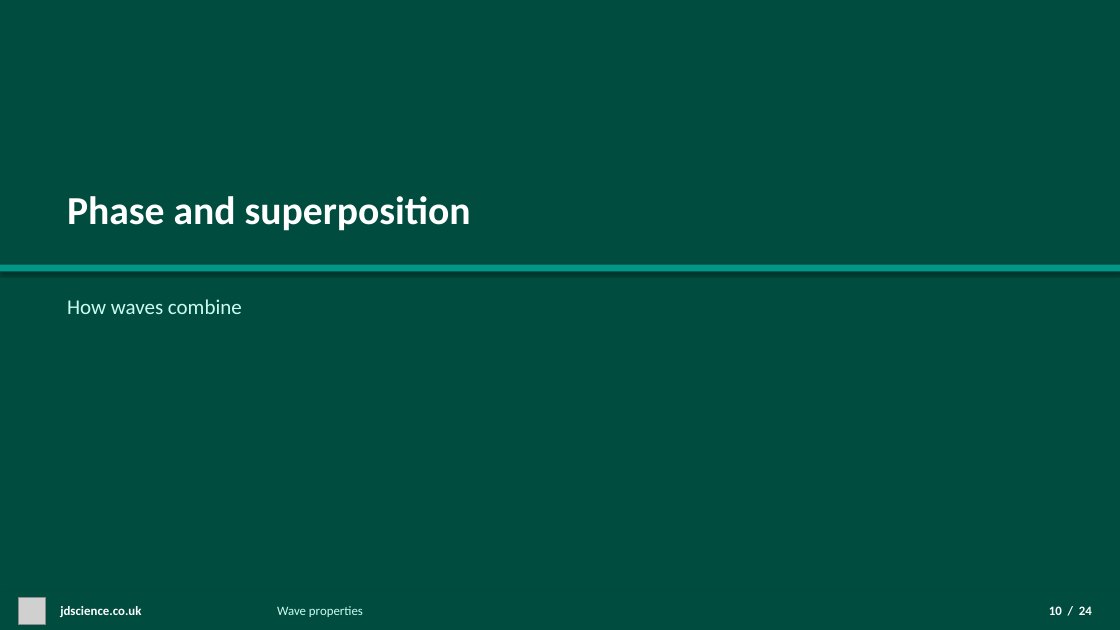
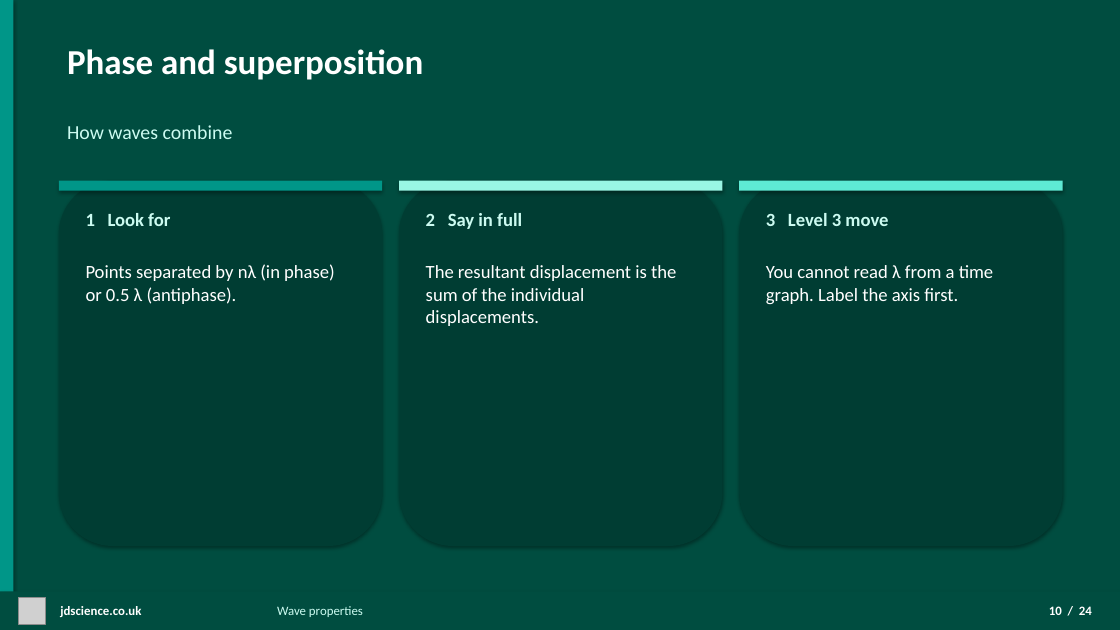
Before and after one commit to moky107/jdscience-website, a slide deck: slide 10 of content/lessons/wave-properties/btec-unit-1-physics-wave-properties.pptx. Drawn at 1120x630 pixels with LibreOffice and Linux fonts; fonts in the diff are those of the drawing; grey boxes stand for pictures. Boxes give left, top, right and bottom in pixels: in the first picture for what was removed or moved away, otherwise in the second. Text is boxed around its words. In the diff, an @@ line names an element or a change of style, - is before the commit and + after.

```diff
--- a/content/lessons/wave-properties/btec-unit-1-physics-wave-properties.pptx
+++ b/content/lessons/wave-properties/btec-unit-1-physics-wave-properties.pptx
@@ rectangle added at box(0, 0, 13, 630), fill #009688 @@
@@ text "Phase and superposition": place and size @@
-text "Phase and superposition" at box(67, 196, 471, 231)
+text "Phase and superposition" at box(67, 49, 424, 80)
@@ text "Phase and superposition" at box(67, 49, 424, 80): size 34 to 30 pt @@
@@ text "How waves combine": place and size @@
-text "How waves combine" at box(67, 299, 242, 314)
+text "How waves combine" at box(67, 125, 233, 139)
@@ text "How waves combine" at box(67, 125, 233, 139): size 18 to 17 pt @@
@@ rounded rectangle added at box(59, 181, 382, 546), fill #003D33 @@
@@ rectangle added at box(59, 181, 382, 191), fill #009688 @@
@@ rounded rectangle added at box(399, 181, 723, 546), fill #003D33 @@
@@ rectangle added at box(399, 181, 723, 191), fill #99F6E4 @@
@@ rounded rectangle added at box(739, 181, 1063, 546), fill #003D33 @@
@@ rectangle added at box(739, 181, 1063, 191), fill #5EEAD4 @@
@@ text added at box(86, 213, 170, 226), 16 pt, text #CCFBF1, bold @@
+1 Look for
@@ text added at box(426, 213, 522, 229), 16 pt, text #CCFBF1, bold @@
+2 Say in full
@@ text added at box(766, 213, 888, 226), 16 pt, text #CCFBF1, bold @@
+3 Level 3 move
@@ rectangle removed at box(0, 265, 1120, 271) @@
@@ text added at box(86, 264, 335, 304), 16 pt, text #FFFFFF @@
+Points separated by nλ (in phase) or 0.5 λ (antiphase).
@@ text added at box(426, 265, 676, 326), 16 pt, text #FFFFFF @@
+The resultant displacement is the sum of the individual displacements.
@@ text added at box(766, 265, 993, 304), 16 pt, text #FFFFFF @@
+You cannot read λ from a time graph. Label the axis first.
```
Also in this commit, not shown: 4 other slides changed, 42 other files.
